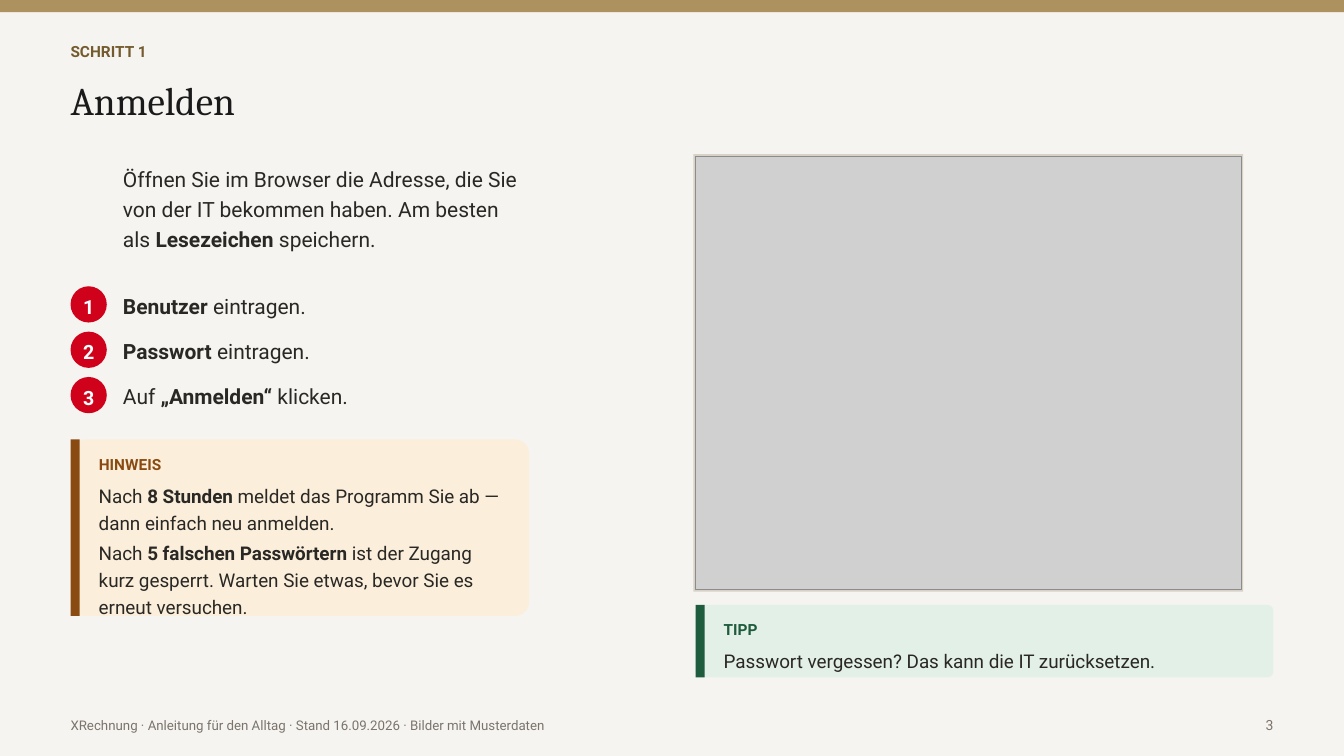
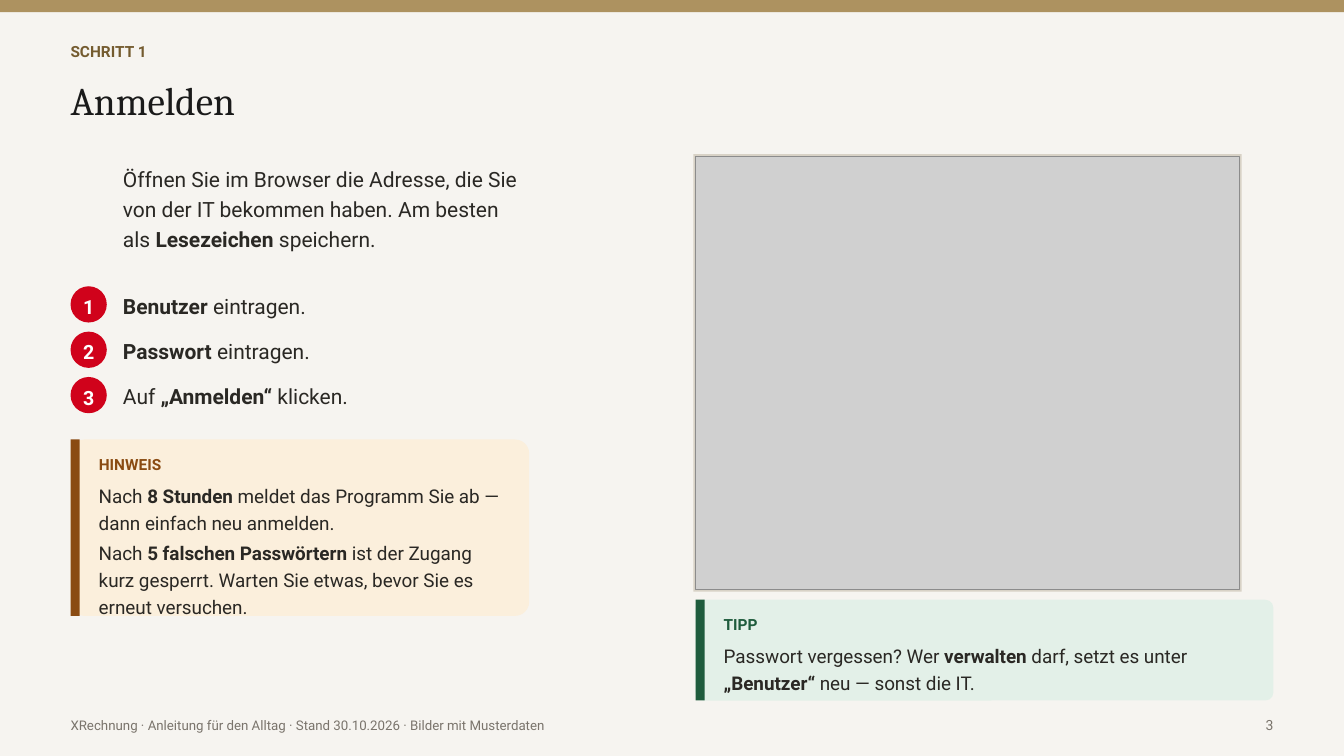
Before and after one commit to ahornhotels/OPERA-V5-XRechnung, a slide deck: slide 4 of docs/praesentation/XRechnung_Anleitung_Anwender.pptx. Drawn at 1344x756 pixels with LibreOffice and Linux fonts; fonts in the diff are those of the drawing; grey boxes stand for pictures. Boxes give left, top, right and bottom in pixels: in the first picture for what was removed or moved away, otherwise in the second. Text is boxed around its words. In the diff, an @@ line names an element or a change of style, - is before the commit and + after.

```diff
--- a/docs/praesentation/XRechnung_Anleitung_Anwender.pptx
+++ b/docs/praesentation/XRechnung_Anleitung_Anwender.pptx
@@ rounded rectangle: place and size @@
-rounded rectangle at (696,605,1273,678)
+rounded rectangle at (696,600,1273,701)
@@ rectangle: place and size @@
-rectangle at (696,605,705,678)
+rectangle at (696,600,705,701)
@@ text "TIPP": place and size @@
-text "TIPP" at (724,624,758,635)
+text "TIPP" at (724,619,758,630)
@@ text at (724,648,1187,693): text changed @@
-Passwort vergessen? Das kann die IT zurücksetzen.
+Passwort vergessen? Wer verwalten darf, setzt es unter „Benutzer“ neu — sonst die IT.
@@ text at (71,720,545,733): text changed @@
-XRechnung · Anleitung für den Alltag · Stand 16.09.2026 · Bilder mit Musterdaten
+XRechnung · Anleitung für den Alltag · Stand 30.10.2026 · Bilder mit Musterdaten
```
Also in this commit, not shown: 24 other slides changed, 1 slide added, 11 other files.
